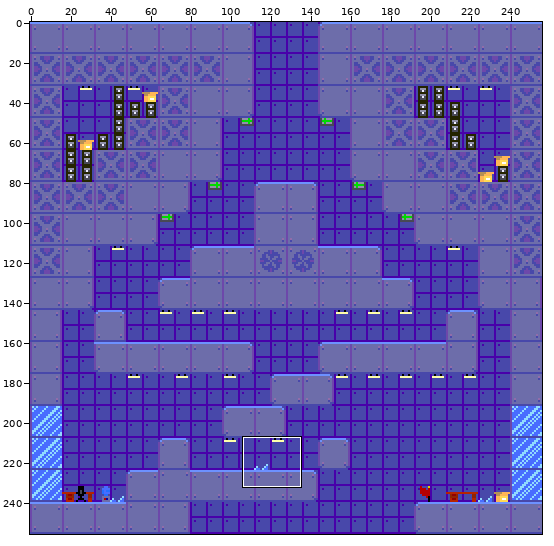
One commit to this pixel-art file: aseprite work/level 14.aseprite. The picture above shows the old version from afar; the outline marks the close-up.
Close-up. Earlier state:
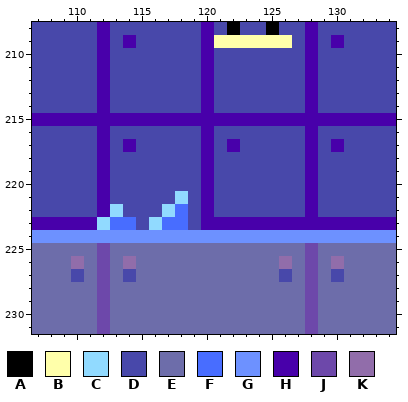
256x256 pixels, 1 frame. Shown: x 107..134, y 208..231.
Visible layers, top first: "Tilemap 1", "Layer 1".
Palette (. is transparent): A #000000  B #ffffaa  C #91daff  D #4848aa  E #6d6daa  F #486dff  G #6d91ff  H #4800aa  J #6d48aa  K #916daa
Pixels before, first column x 107:
208 DDDDDHDDDDDDDHDADDADDHDDDDDD
209 DDDDDHDHDDDDDHBBBBBBDHDHDDDD
210 DDDDDHDDDDDDDHDDDDDDDHDDDDDD
211 DDDDDHDDDDDDDHDDDDDDDHDDDDDD
212 DDDDDHDDDDDDDHDDDDDDDHDDDDDD
213 DDDDDHDDDDDDDHDDDDDDDHDDDDDD
214 DDDDDHDDDDDDDHDDDDDDDHDDDDDD
215 HHHHHHHHHHHHHHHHHHHHHHHHHHHH
216 DDDDDHDDDDDDDHDDDDDDDHDDDDDD
217 DDDDDHDHDDDDDHDHDDDDDHDHDDDD
218 DDDDDHDDDDDDDHDDDDDDDHDDDDDD
219 DDDDDHDDDDDDDHDDDDDDDHDDDDDD
220 DDDDDHDDDDDDDHDDDDDDDHDDDDDD
221 DDDDDHDDDDDCDHDDDDDDDHDDDDDD
222 DDDDDHCDDDCFDHDDDDDDDHDDDDDD
223 HHHHHCFFDCFFDHHHHHHHHHHHHHHH
224 GGGGGGGGGGGGGGGGGGGGGGGGGGGG
225 EEEEEJEEEEEEEEEEEEEEEJEEEEEE
226 EEEKEJEKEEEEEEEEEEEKEJEKEEEE
227 EEEDEJEDEEEEEEEEEEEDEJEDEEEE
228 EEEEEJEEEEEEEEEEEEEEEJEEEEEE
229 EEEEEJEEEEEEEEEEEEEEEJEEEEEE
230 EEEEEJEEEEEEEEEEEEEEEJEEEEEE
231 EEEEEJEEEEEEEEEEEEEEEJEEEEEE
And afterwards:
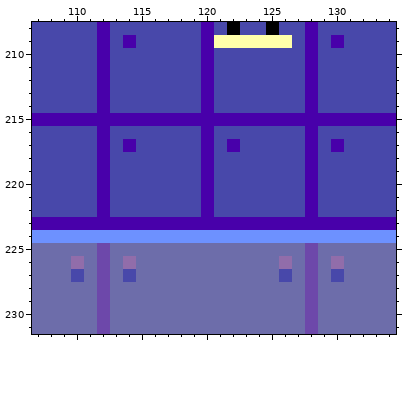
Changes in this commit:
Changed rows in their new state; - is an unchanged pixel.
Layer "Tilemap 1":
first column x 112:
221 ------D-
222 -D---DD-
223 HHHHHHHH
Changed places in both close-ups, as pixel boxes (x1, y1, x2, y2):
changed: (97, 191, 201, 230)
